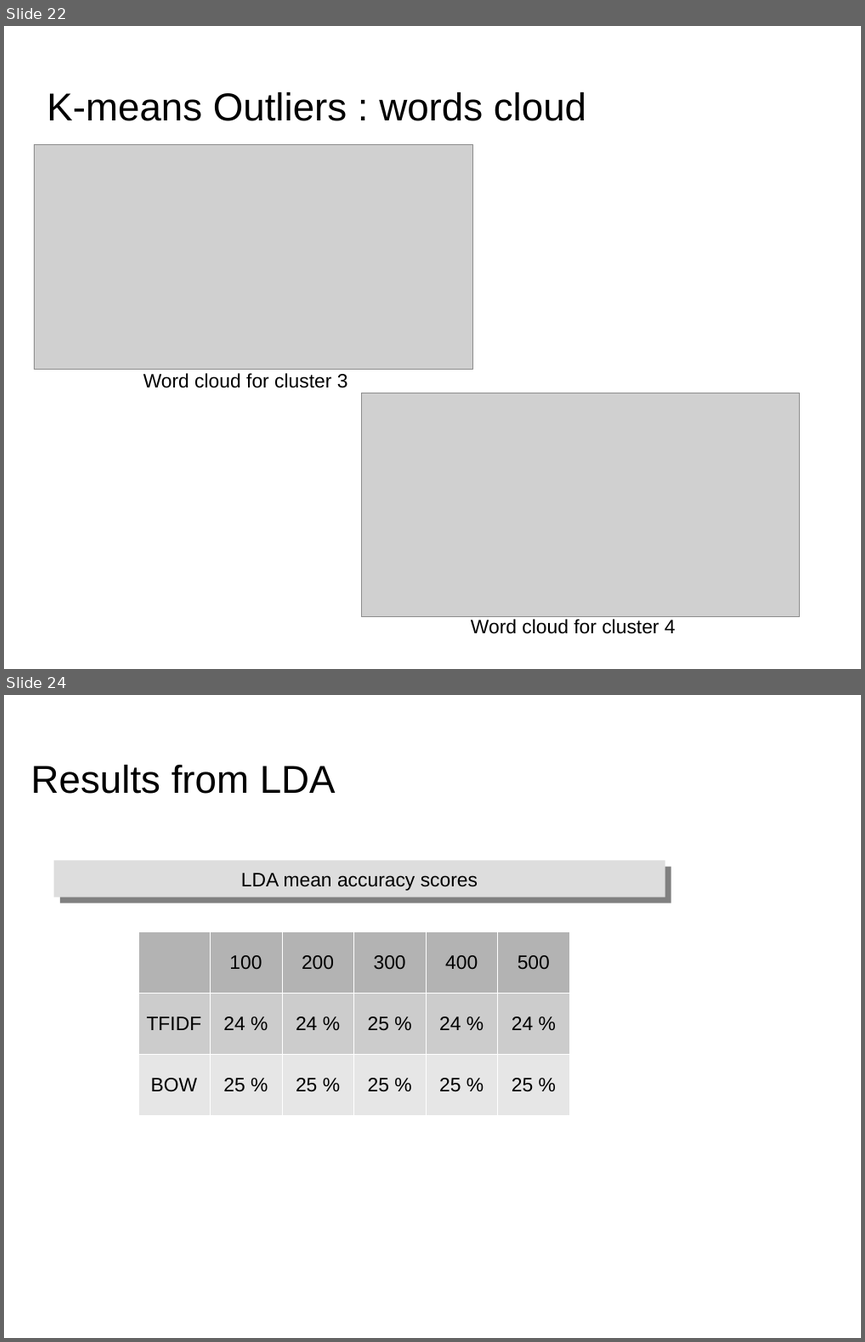
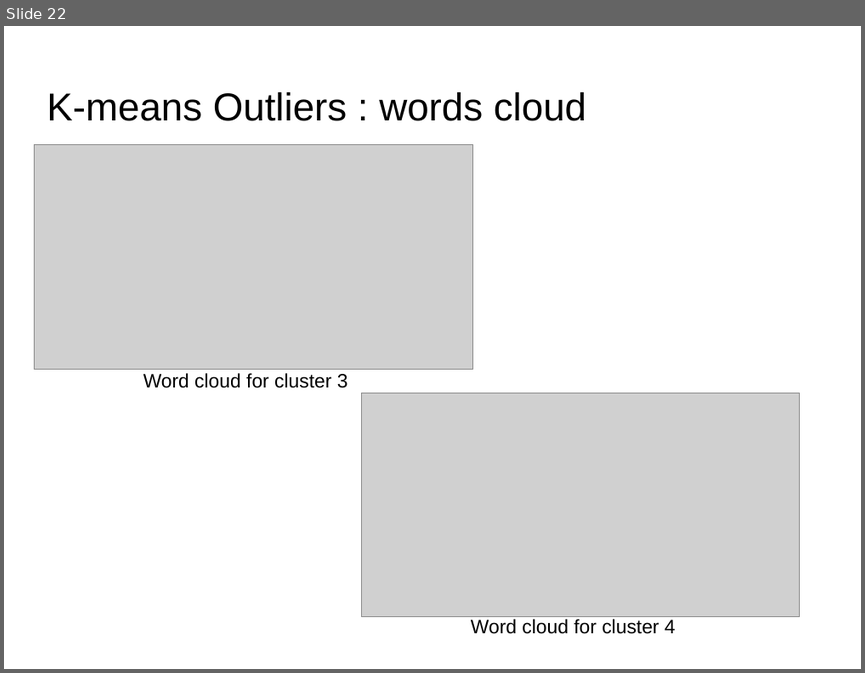
Before and after one commit to dataforcast/OC_Datascientist, a slide deck: P6/report/Openclassrooms_ParcoursDatascientist_P6-V1.odp. Shown one above the other, each under a label of ours: slides 22 and 24 before the commit, slide 22 after it; the slides between them are not shown. The pictures are 865x1342 and 865x673 pixels, drawn with LibreOffice and Linux fonts; fonts in the diff are those of the drawing; grey boxes stand for pictures; background and template pictures are left out. Boxes give left, top, right and bottom in pixels: in the first picture for what was removed or moved away, otherwise in the second. Text is boxed around its words. In the diff, an @@ line names an element or a change of style, - is before the commit and + after.

```diff
--- a/P6/report/Openclassrooms_ParcoursDatascientist_P6-V1.odp
+++ b/P6/report/Openclassrooms_ParcoursDatascientist_P6-V1.odp
@@ slide 24 removed at (4, 695, 861, 1338), background picture (left out) @@
@@ title removed at (31, 765, 336, 794) @@
-Results from LDA
@@ rectangle removed at (54, 861, 664, 897) @@
-LDA mean accuracy scores
@@ table removed at (137, 931, 568, 1115), 3 rows, 6 columns @@
- | 100 | 200 | 300 | 400 | 500
-TFIDF | 24 % | 24 % | 25 % | 24 % | 24 %
-BOW | 25 % | 25 % | 25 % | 25 % | 25 %
```
Also in this commit, not shown: 6 slides changed, 1 slide added, 8 other files.
